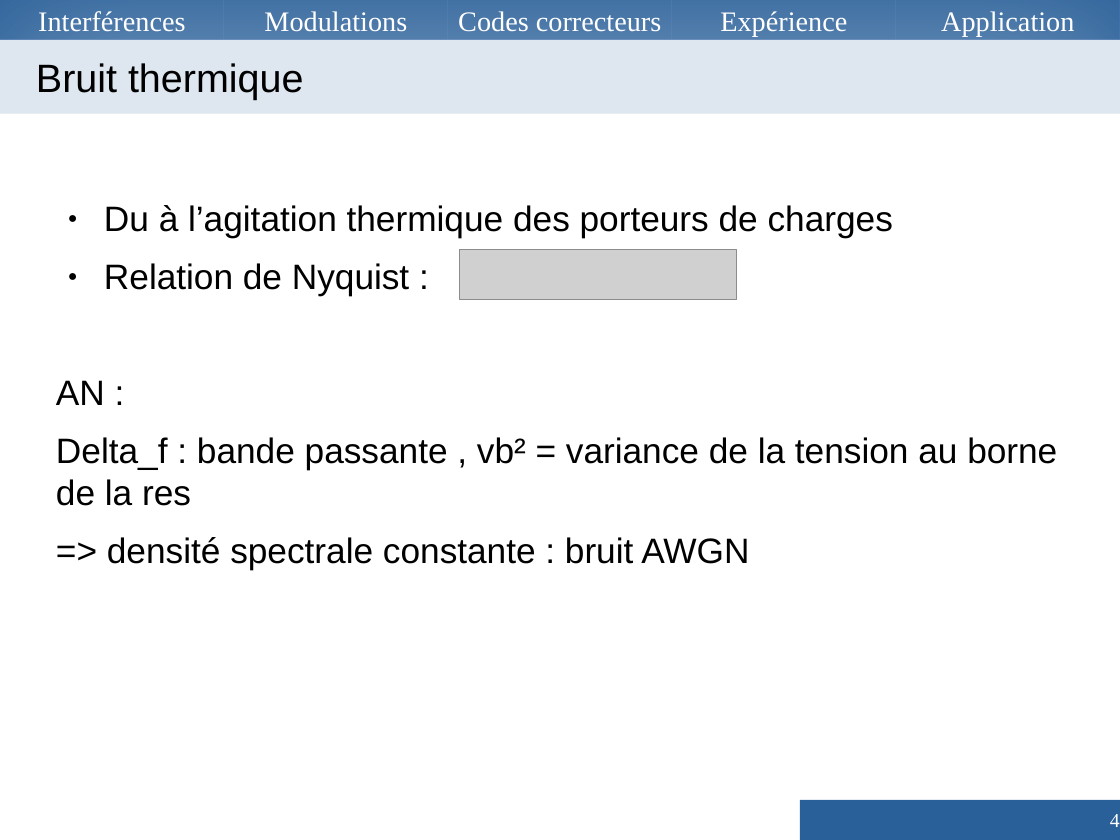
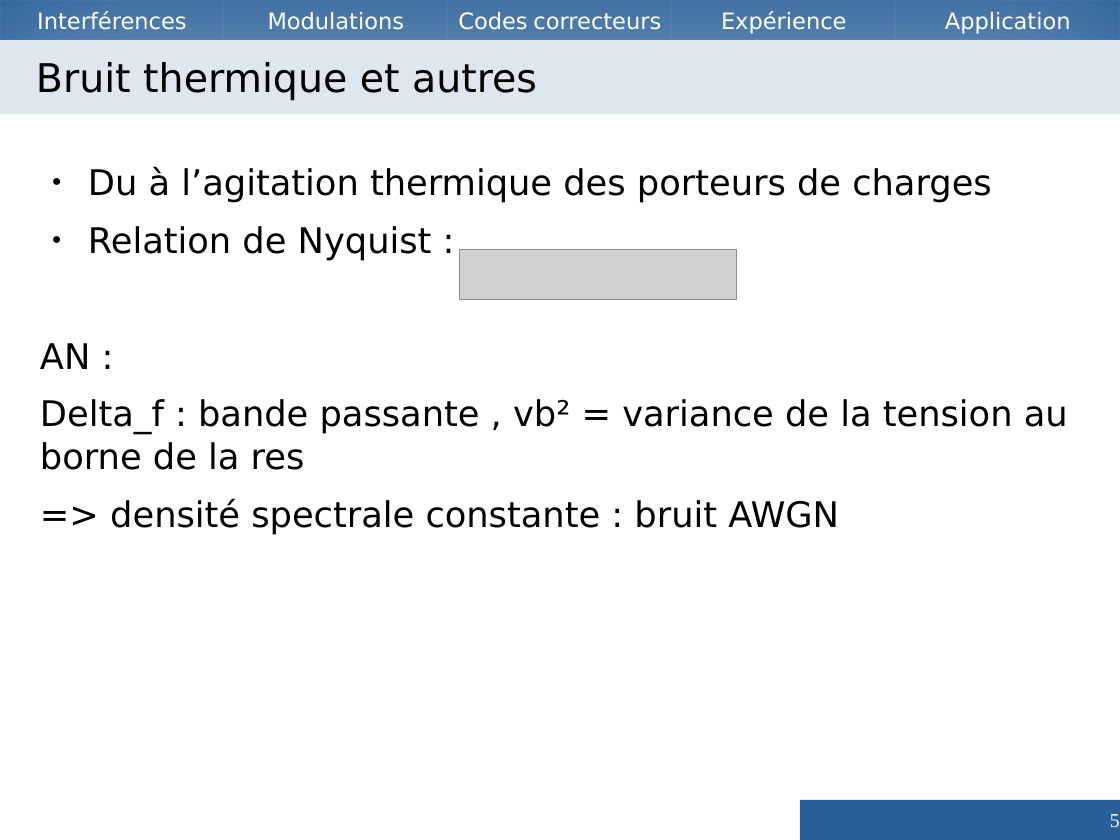
Before and after one commit to Vzrod/tipe, a slide deck: slide 5 of TIPE.odp (slide 4 before the commit). Drawn at 1120x840 pixels with LibreOffice and Linux fonts; fonts in the diff are those of the drawing; grey boxes stand for pictures. Boxes give left, top, right and bottom in pixels: in the first picture for what was removed or moved away, otherwise in the second. Text is boxed around its words. In the diff, an @@ line names an element or a change of style, - is before the commit and + after.

```diff
--- a/TIPE.odp
+++ b/TIPE.odp
@@ size 20 to 16 pt, font Times New Roman to DejaVu Sans in 5 elements at box(0, 0, 224, 40), box(224, 0, 447, 40), box(448, 0, 672, 40), box(672, 0, 895, 40), box(896, 0, 1120, 40) @@
@@ title at box(36, 62, 537, 101): text changed; font Arial to DejaVu Sans @@
-Bruit thermique
+Bruit thermique et autres
@@ text "Du à l’agitation thermique des ...": place and size @@
-text "Du à l’agitation thermique des ..." at box(56, 205, 1057, 570)
+text "Du à l’agitation thermique des ..." at box(40, 167, 1068, 534)
@@ text "Du à l’agitation thermique des ..." at box(40, 167, 1068, 534): font Arial to DejaVu Sans @@
@@ page number at box(1110, 814, 1120, 827): text changed @@
-4
+5
```
Also in this commit, not shown: 16 other slides changed, 19 slides added, 7 slides removed, 3 other files.
